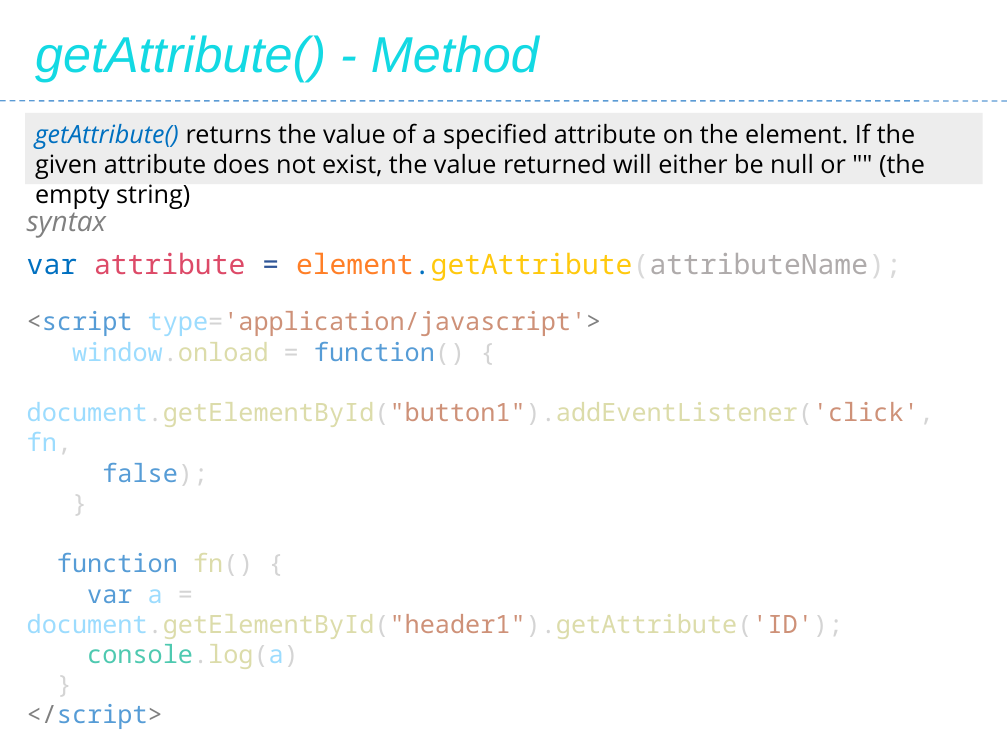
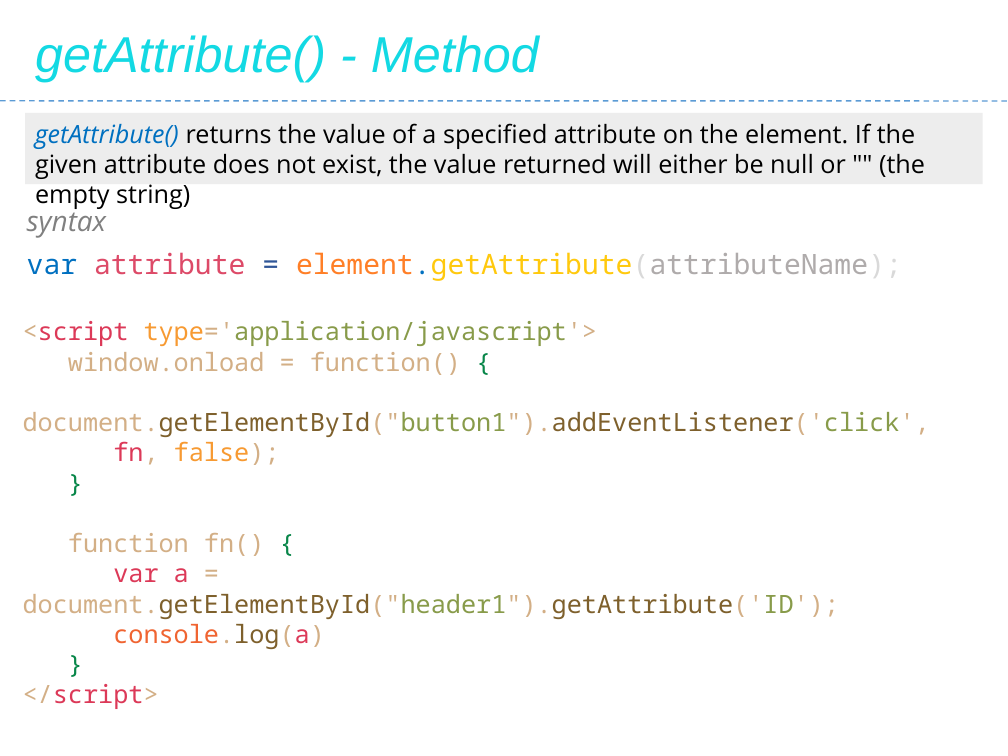
Before and after one commit to Saleel-Bagde/PPT-s, a slide deck: slide 220 of JavaScript.pptx. Drawn at 1008x756 pixels with LibreOffice and Linux fonts; fonts in the diff are those of the drawing. Boxes give left, top, right and bottom in pixels: in the first picture for what was removed or moved away, otherwise in the second. Text is boxed around its words. In the diff, an @@ line names an element or a change of style, - is before the commit and + after.

```diff
--- a/JavaScript.pptx
+++ b/JavaScript.pptx
@@ text "<script type='application/javascript'>": place and size @@
-text "<script type='application/javascript'>" at box(27, 311, 934, 729)
+text "<script type='application/javascript'>" at box(23, 321, 930, 649)
@@ text at box(23, 321, 839, 649): text colour #808080 to #D3AF86 in "<script type='application/javascript'>", "</script>"; text colour #569CD6 to #DC3958 in "<script", "var", "</script>"; text colour #9CDCFE to #F79A32 in "type='application/javascript'>"; text colour #D4D4D4 to #D3AF86 in "type='application/javascript'>", "window.onload = function()", "fn()", "= document.getElementById("header1").getAttribute('ID');" and 1 more places; text colour #CE9178 to #D3AF86, text colour #CE9178 to #889B4A in "type='application/javascript'>", "document.getElementById("header1").getAttribute('ID');"; text colour #9CDCFE to #D3AF86 in "window.onload", "document.getElementById("header1").getAttribute('ID');"; text colour #DCDCAA to #D3AF86 in "window.onload", "fn()"; text colour #569CD6 to #D3AF86 in "function()", "function"; text colour #D4D4D4 to #088649 in "{", "}", "{", "}"; text colour #9CDCFE to #DC3958 in "a", "console.log(a)"; text colour #DCDCAA to #7E602C in "document.getElementById("header1").getAttribute('ID');", "console.log(a)"; text colour #4EC9B0 to #F06431 in "console.log(a)" @@
@@ text at box(23, 412, 930, 465): text changed; text colour #DCDCAA to #7E602C @@
-document.getElementById("button1").addEventListener('click', fn,
-false);
+document.getElementById("button1").addEventListener('click',
+fn, false);
```
Also in this commit, not shown: 17 other slides changed.
